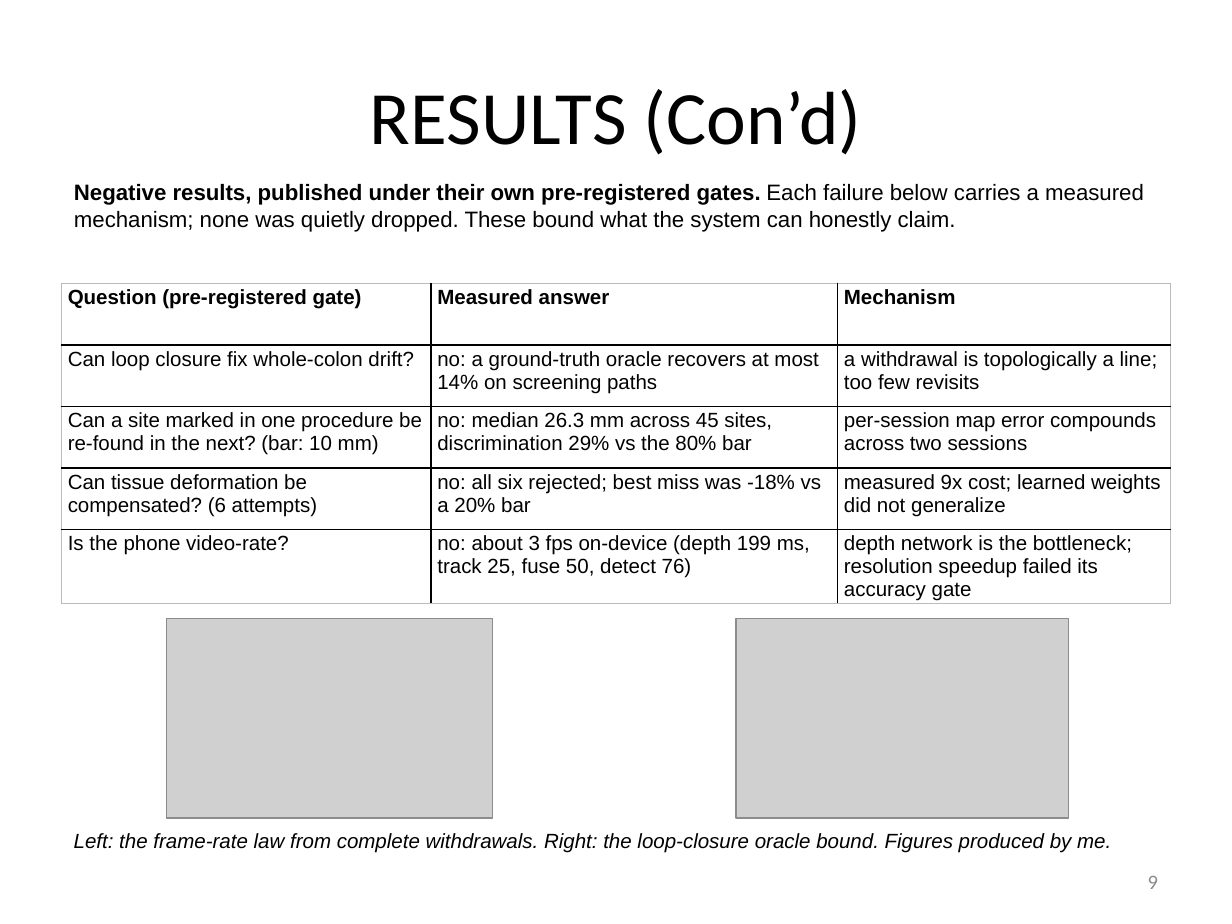
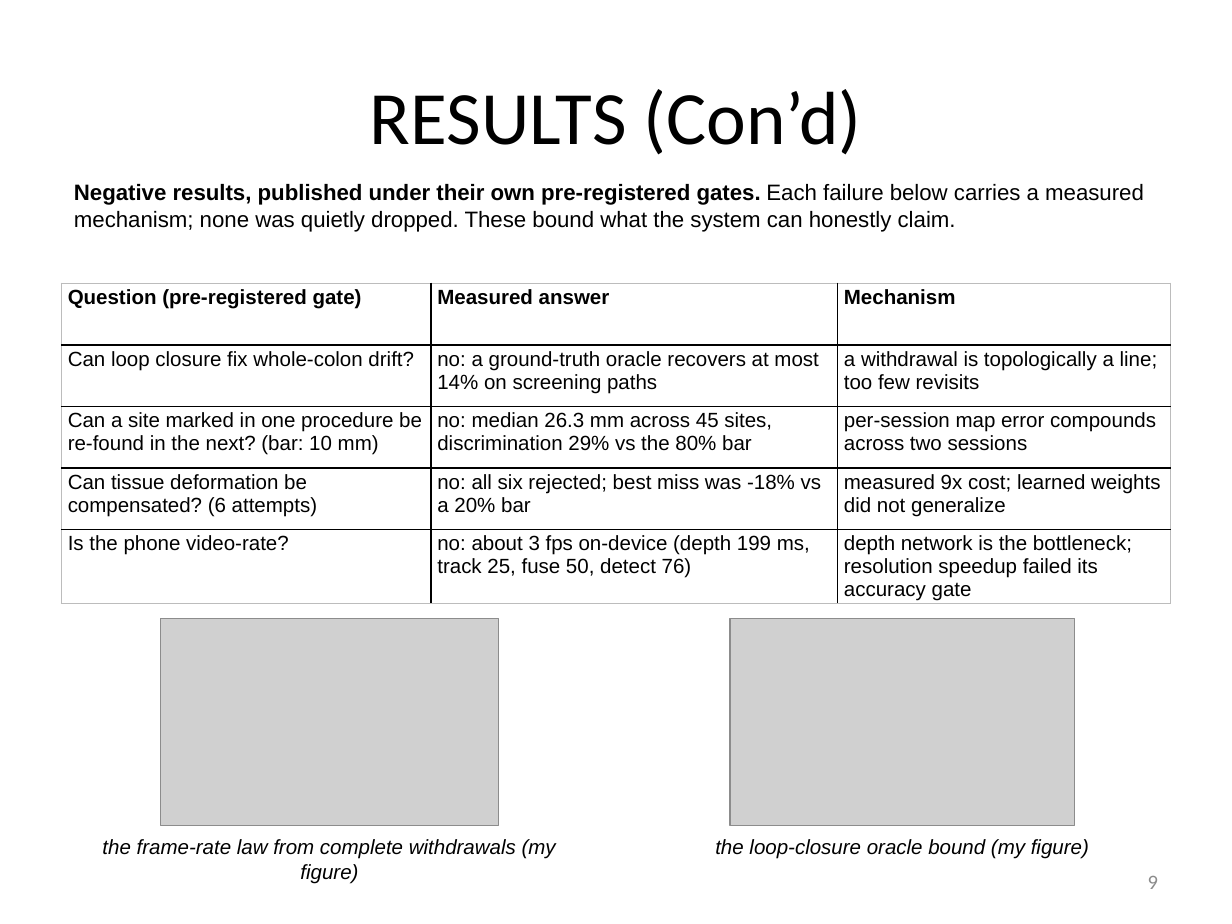
Before and after one commit to bluMoonx/EndoscopicMonocularSLAM, a slide deck: slide 9 of presentation/Argus_GSDSEF_2027_Digital_Presentation.pptx. Drawn at 1232x924 pixels with LibreOffice and Linux fonts; fonts in the diff are those of the drawing; grey boxes stand for pictures. Boxes give left, top, right and bottom in pixels: in the first picture for what was removed or moved away, otherwise in the second. Text is boxed around its words. In the diff, an @@ line names an element or a change of style, - is before the commit and + after.

Commit message:
Deck captions: one short caption under each image, no combined Left/Center/Right lines
Each figure now carries its own centered caption directly beneath it,
at the template minimum of Arial 12, and the figures grew into the
space the shared caption rows used to occupy. All twelve slides
re-rendered and checked; template validation passes.

```diff
--- a/presentation/Argus_GSDSEF_2027_Digital_Presentation.pptx
+++ b/presentation/Argus_GSDSEF_2027_Digital_Presentation.pptx
@@ picture: place and size @@
-picture at (166,618,493,818)
+picture at (160,618,499,825)
@@ picture: place and size @@
-picture at (736,618,1068,818)
+picture at (729,618,1074,825)
@@ text at (102,839,556,884): text changed @@
-Left: the frame-rate law from complete withdrawals. Right: the loop-closure oracle bound. Figures produced by me.
+the frame-rate law from complete withdrawals (my figure)
@@ text added at (715,839,1089,859), 12 pt, text #000000, italic @@
+the loop-closure oracle bound (my figure)
```
Also in this commit, not shown: 8 other slides changed, 1 other file.
